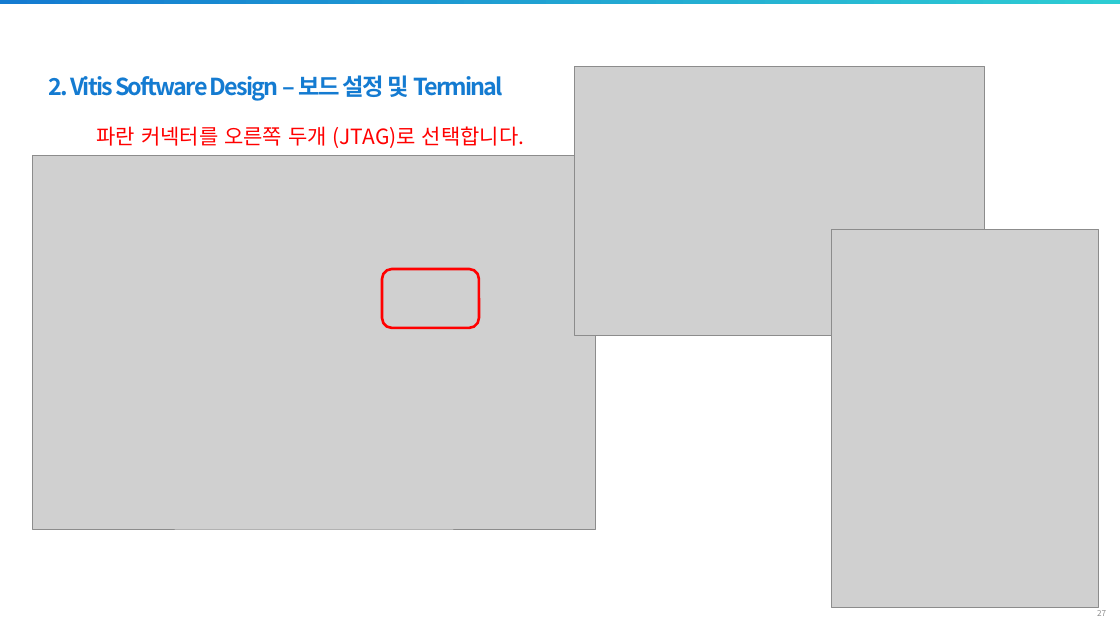
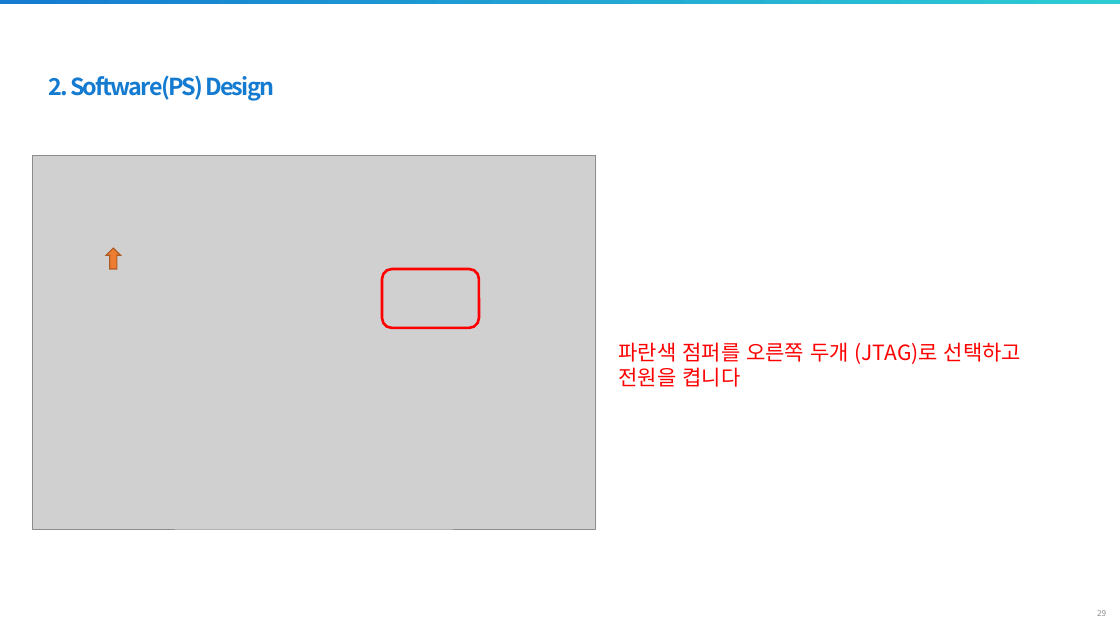
Before and after one commit to siliconground/SoC_301, a slide deck: slide 29 of 0_DOCS/1_EDU_REFERENCE/3_Processing_System_Basic.pptx (slide 27 before the commit). Drawn at 1120x630 pixels with LibreOffice and Linux fonts; fonts in the diff are those of the drawing; grey boxes stand for pictures; background and template pictures are left out. Boxes give left, top, right and bottom in pixels: in the first picture for what was removed or moved away, otherwise in the second. Text is boxed around its words. In the diff, an @@ line names an element or a change of style, - is before the commit and + after.

```diff
--- a/0_DOCS/1_EDU_REFERENCE/3_Processing_System_Basic.pptx
+++ b/0_DOCS/1_EDU_REFERENCE/3_Processing_System_Basic.pptx
@@ text at [49,75,274,101]: text changed @@
-2. Vitis Software Design – 보드 설정 및 Terminal
+2. Software(PS) Design
@@ picture removed at [575,66,986,336] @@
@@ picture removed at [831,229,1099,607] @@
@@ down arrow added at [106,248,120,269], fill #ED7D31, outline #AF5C24 1 pt @@
@@ text at [619,342,1021,387]: text changed @@
-파란 커넥터를 오른쪽 두개 (JTAG)로 선택합니다.
+파란색 점퍼를 오른쪽 두개 (JTAG)로 선택하고 전원을 켭니다
@@ page number at [1097,610,1106,616]: text changed @@
-27
+29
```
Also in this commit, not shown: 6 other slides changed, 6 slides added, 5 slides removed.
